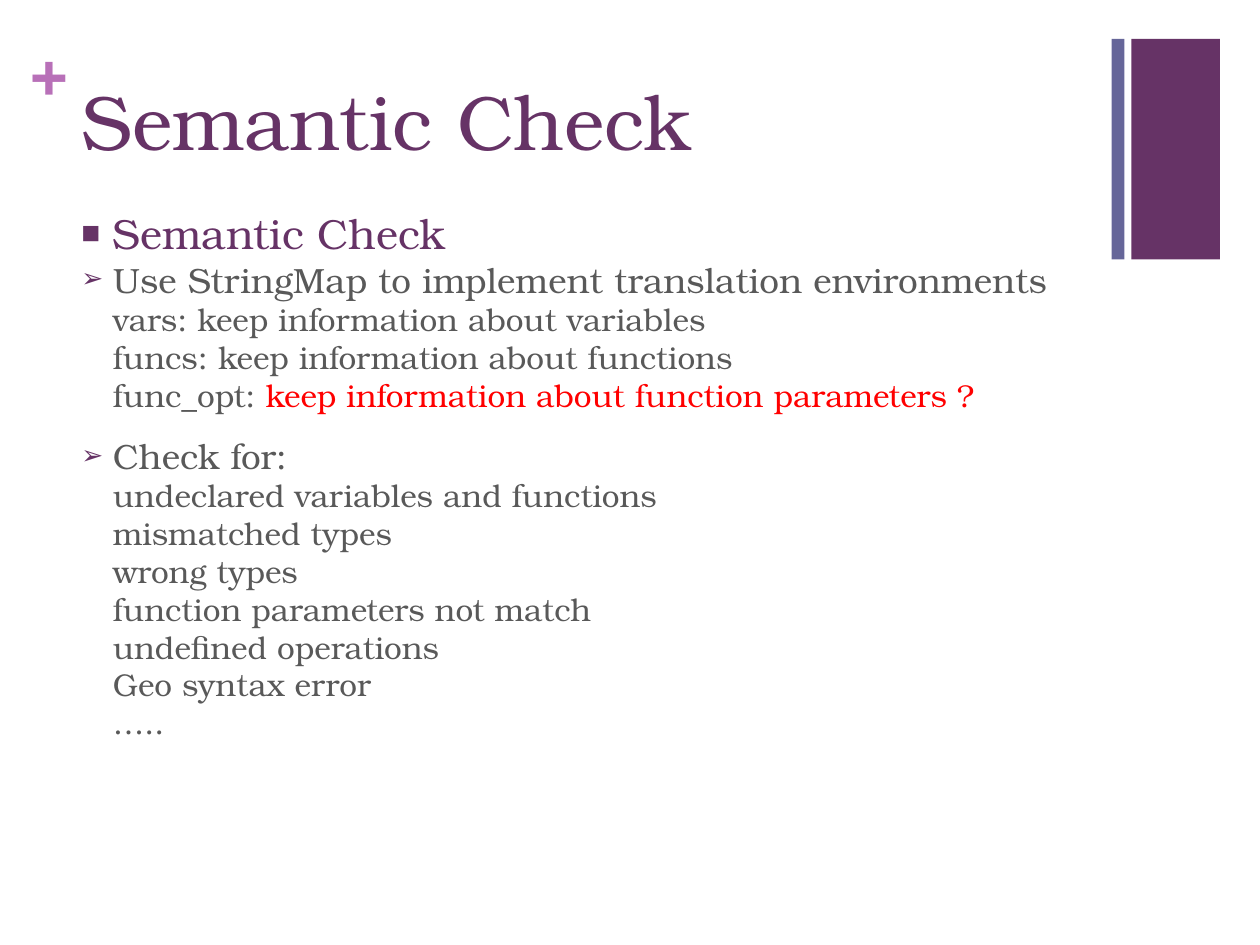
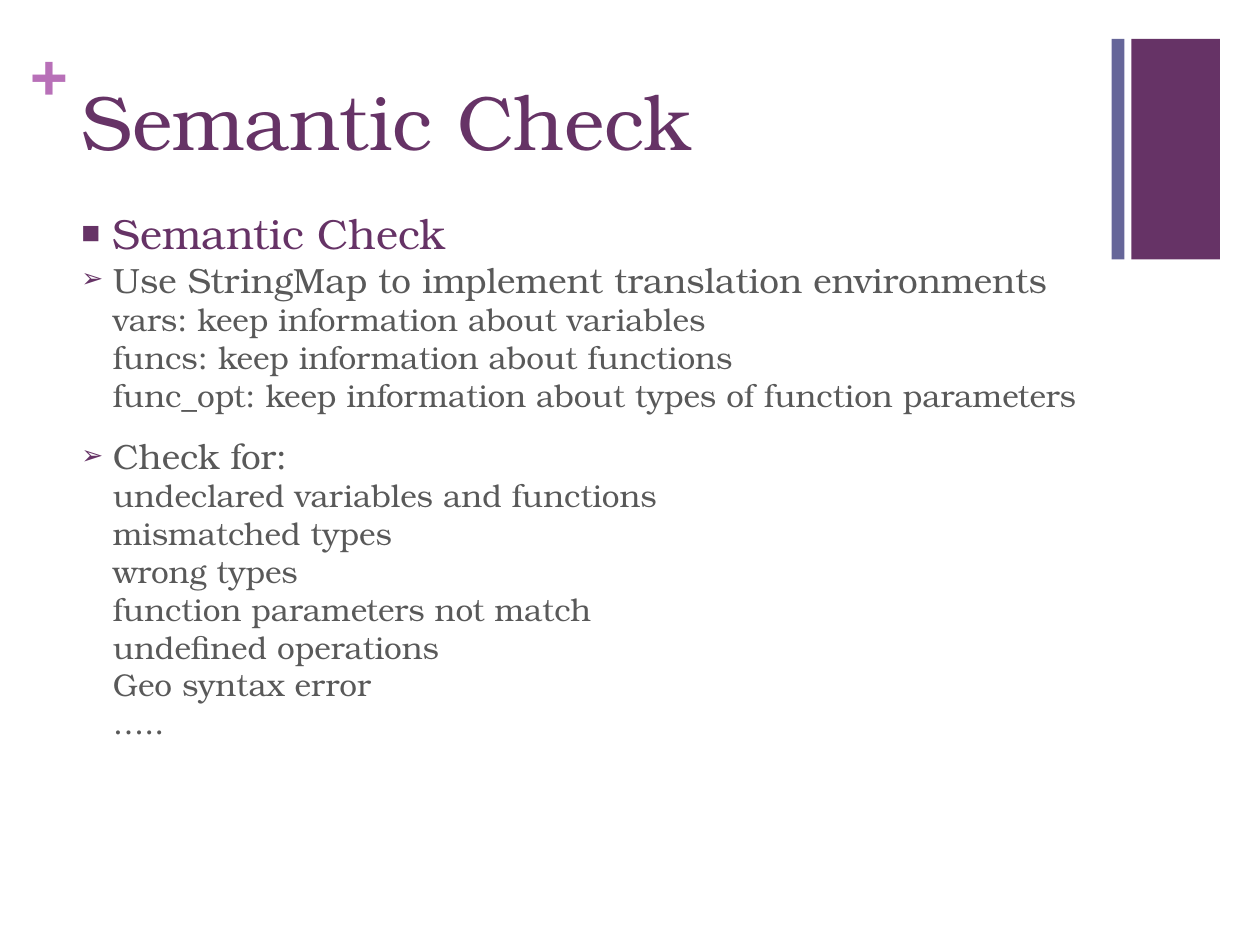
Before and after one commit to chaozc/Geo, a slide deck: slide 9 of Geo presentation.pptx. Drawn at 1260x945 pixels with LibreOffice and Linux fonts; fonts in the diff are those of the drawing. Boxes give left, top, right and bottom in pixels: in the first picture for what was removed or moved away, otherwise in the second. Text is boxed around its words. In the diff, an @@ line names an element or a change of style, - is before the commit and + after.

```diff
--- a/Geo presentation.pptx
+++ b/Geo presentation.pptx
@@ text at (x1=113, y1=384, x2=1076, y2=414): text changed; text colour #FF0000 to #595959 @@
-  func_opt: keep information about function parameters ?
+  func_opt: keep information about types of function parameters
```
Also in this commit, not shown: 1 other slide changed.
